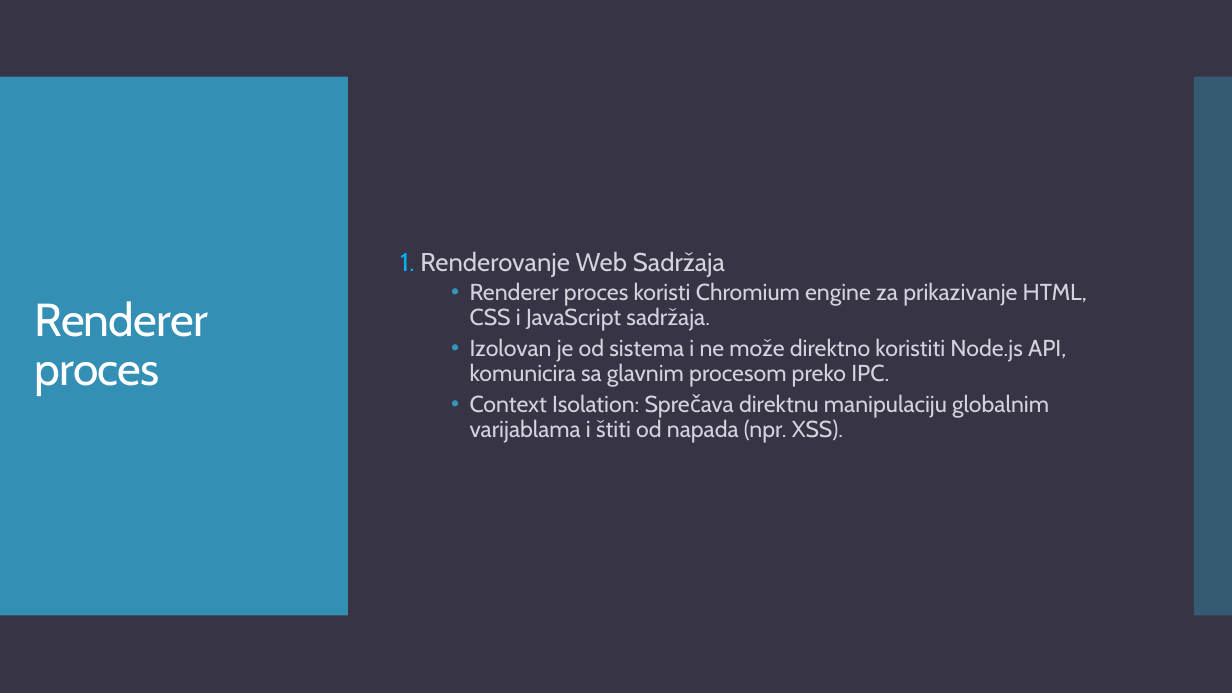
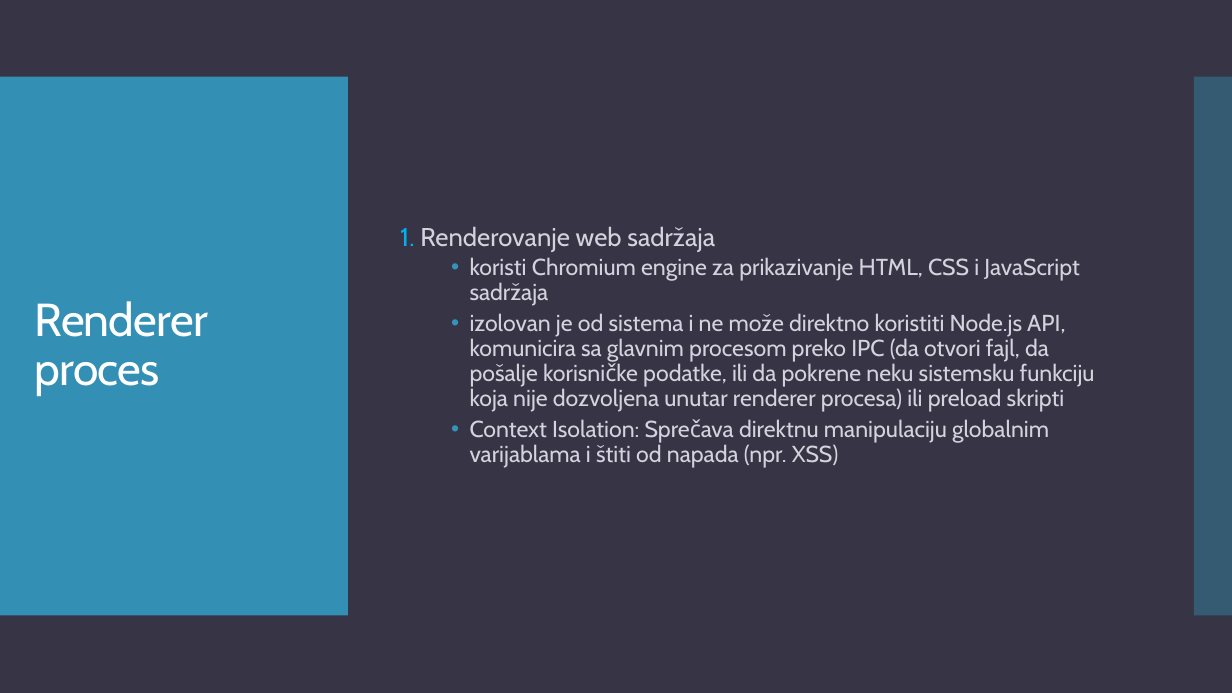
Before and after one commit to teodora18040cvetkovic/electron_react, a slide deck: slide 8 of Electron.pptx. Drawn at 1232x693 pixels with LibreOffice and Linux fonts; fonts in the diff are those of the drawing. Boxes give left, top, right and bottom in pixels: in the first picture for what was removed or moved away, otherwise in the second. Text is boxed around its words. In the diff, an @@ line names an element or a change of style, - is before the commit and + after.

```diff
--- a/Electron.pptx
+++ b/Electron.pptx
@@ text at (400, 226, 1095, 468): text changed @@
-1. Renderovanje Web Sadržaja
-  • Renderer proces koristi Chromium engine za prikazivanje HTML, CSS i JavaScript sadržaja.
-  • Izolovan je od sistema i ne može direktno koristiti Node.js API, komunicira sa glavnim procesom preko IPC.
-  • Context Isolation: Sprečava direktnu manipulaciju globalnim varijablama i štiti od napada (npr. XSS).
+1. Renderovanje web sadržaja
+  • koristi Chromium engine za prikazivanje HTML, CSS i JavaScript sadržaja
+  • izolovan je od sistema i ne može direktno koristiti Node.js API, komunicira sa glavnim procesom preko IPC (da otvori fajl, da pošalje korisničke podatke, ili da pokrene neku sistemsku funkciju koja nije dozvoljena unutar renderer procesa) ili preload skripti
+  • Context Isolation: Sprečava direktnu manipulaciju globalnim varijablama i štiti od napada (npr. XSS)
```
Also in this commit, not shown: 14 other slides changed, 1 slide added, 1 other file.
